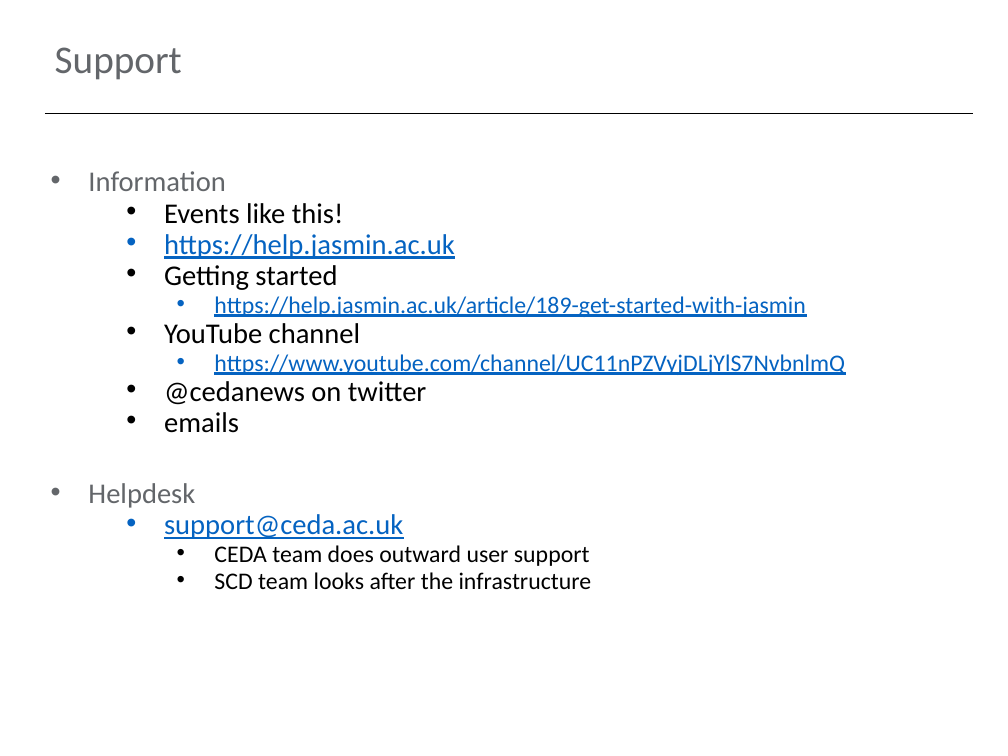
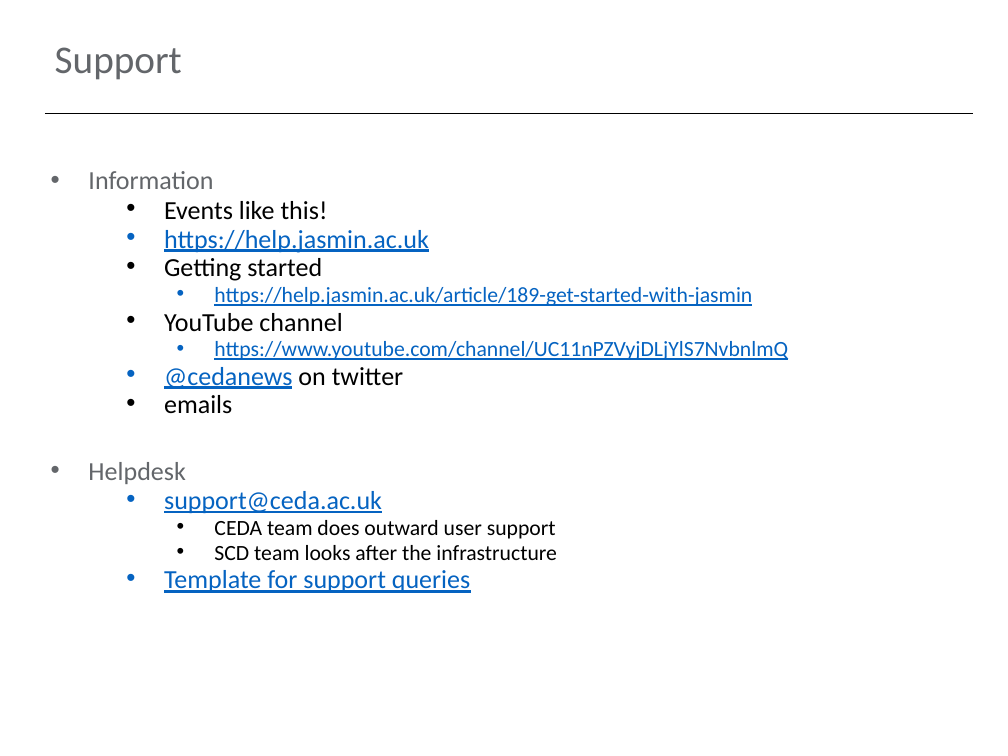
Before and after one commit to cedadev/jasmin-workshop, a slide deck: slide 20 of presentations/jasmin-workshop-overview.pptx. Drawn at 1008x756 pixels with LibreOffice and Linux fonts; fonts in the diff are those of the drawing; background and template pictures are left out. Boxes give left, top, right and bottom in pixels: in the first picture for what was removed or moved away, otherwise in the second. Text is boxed around its words. In the diff, an @@ line names an element or a change of style, - is before the commit and + after.

```diff
--- a/presentations/jasmin-workshop-overview.pptx
+++ b/presentations/jasmin-workshop-overview.pptx
@@ text at [88, 171, 788, 560]: size 20.4 to 18.6 pt in "Information", "Events like this!", "https://help.jasmin.ac.uk", "Getting started" and 5 more places; size 17 to 15.5 pt in "https://help.jasmin.ac.uk/article/189-get-started-with-jasmi ...", "https://www.youtube.com/channel/UC11nPZVyjDLjYlS7NvbnlmQ", "CEDA team does outward user support", "SCD team looks after the infrastructure"; text colour #000000 to #0563C1, underline on in "@cedanews" @@
@@ text at [164, 570, 470, 593]: paragraph added @@
+  • Template for support queries
```
Also in this commit, not shown: 3 other slides changed, 1 other file.
